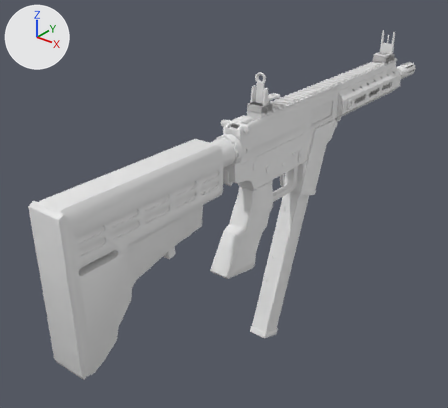
One commit to the glTF model models/ar9/ar9.glb: the scene before it, then after it.
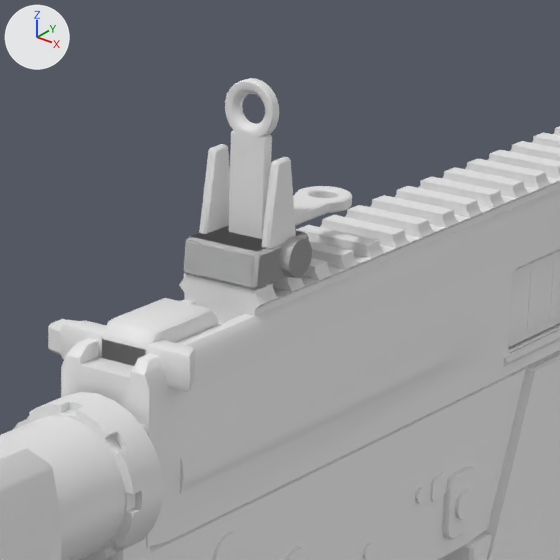
Each version is shown whole from a 50 mm camera at (0.375, -0.479, 0.231) aimed at (-0.059, 0.065, -0.105), then close up on the part from 47% to 72% of the width and 14% to 41% of the height. The lights are fixed; the arrows at upper left show +X, +Y and +Z. The first two pictures are the older version. Where no turn or scale is listed for an object, it has been applied to the vertices. Vertices at exactly the same position are counted once.

The older version as bpy lines, for what is in view:
```python
me_tmp_001 = bpy.data.meshes.new('tmp.001')
me_tmp_001.from_pydata(...)  # 96 vertices, 188 faces; spans x -0.011..0.011, y -0.006..0.208, z -0.055..0.012
me_tmp_001.materials.append(mat_black)  # white #e7e7e7
me_tmp_029 = bpy.data.meshes.new('tmp.029')
me_tmp_029.from_pydata(...)  # a 24-sided cylinder along y spanning x -0.015..0.015, y -0.162..-0.009, z -0.015..0.015
me_tmp_029.materials.append(mat_black)  # white #e7e7e7
me_tmp_082 = bpy.data.meshes.new('tmp.082')
me_tmp_082.from_pydata(...)  # 231 vertices, 462 faces; spans x -0.0062..0.0062, y 0.053..0.0857, z 0.0381..0.0407
me_tmp_082.materials.append(mat_black)  # white #e7e7e7
ob_base_1 = bpy.data.objects.new('base_1', me_tmp_001)
ob_base_1.location = (0.0, 0.0, 0.0)
ob_base_30 = bpy.data.objects.new('base_30', me_tmp_029)
ob_base_30.location = (0.0, 0.0, 0.0)
ob_optic_83 = bpy.data.objects.new('optic_83', me_tmp_082)
ob_optic_83.location = (0.0, 0.0, 0.0)
# also in view: 'optic_81' at (0.0, 0.052, 0.034); 'base_33' at (0.0, 0.105, 0.005); 'optic_74' at (0.0, 0.052, 0.054); 'base_41' at (0.0, 0.012, 0.022); 'base_5' at (0.0, 0.134, -0.066)
```
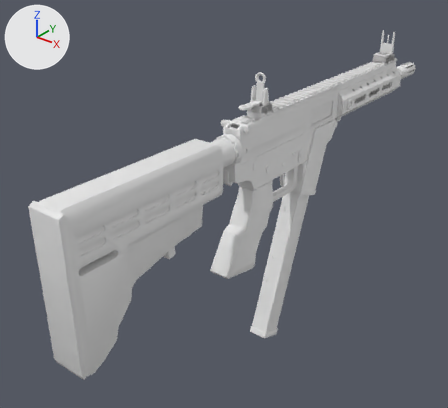
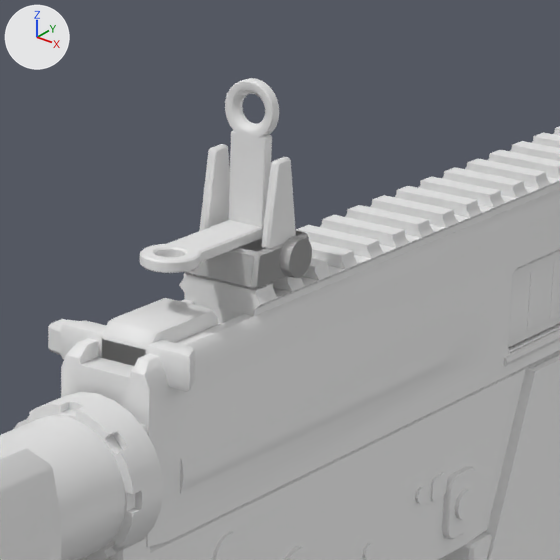
Boxes (x1, y1, x2, y2) around the edits, measured in the close-ups (560 x 560 px):
'optic_83', reshaped
    before: (293, 186, 352, 225)
    after: (140, 220, 263, 273)

Patch to the scene script:
```diff
--- a/models/ar9/ar9.glb.py
+++ b/models/ar9/ar9.glb.py
@@ me_tmp_082 @@
 # used by ob_optic_83; location = (0.0, 0.0, 0.0)
-me_tmp_082.from_pydata(...)  # 231 vertices, 462 faces; spans x -0.0062..0.0062, y 0.053..0.0857, z 0.0381..0.0407
+me_tmp_082.from_pydata(...)  # 229 vertices, 458 faces; spans x -0.0062..0.0062, y 0.0183..0.051, z 0.0381..0.0407
+# me_tmp_082 part 1: 231 vertices removed from x -0.0062..0.0062, y 0.053..0.0857, z 0.0381..0.0407; 229 vertices added at x -0.0062..0.0062, y 0.0183..0.051, z 0.0381..0.0407
 me_tmp_082.materials.append(mat_black)
```
